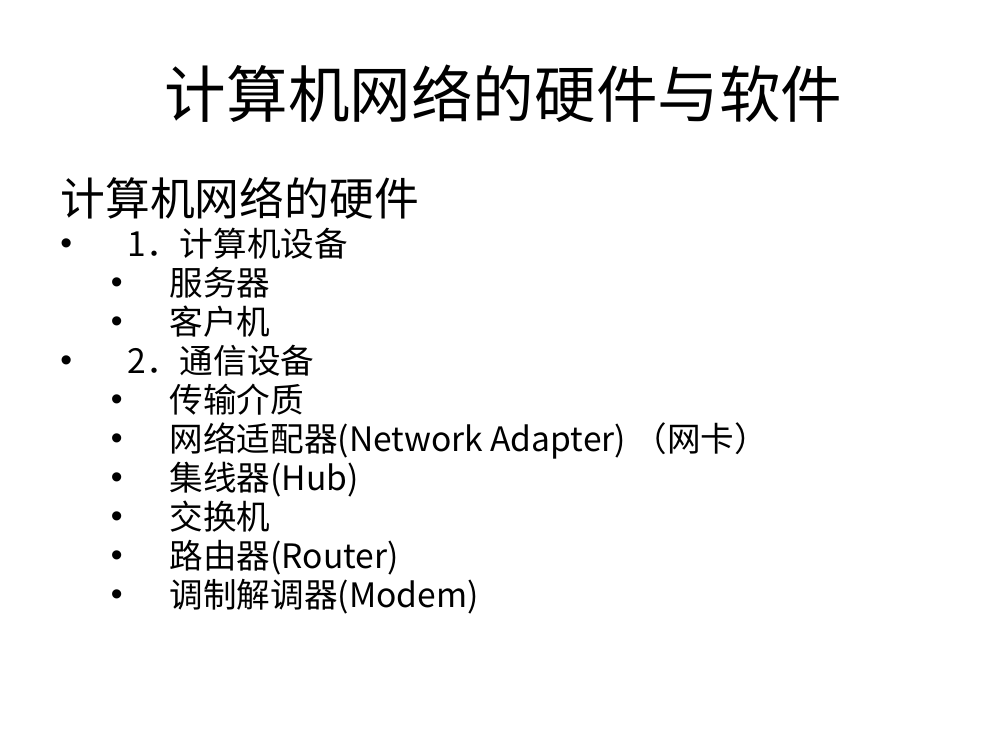
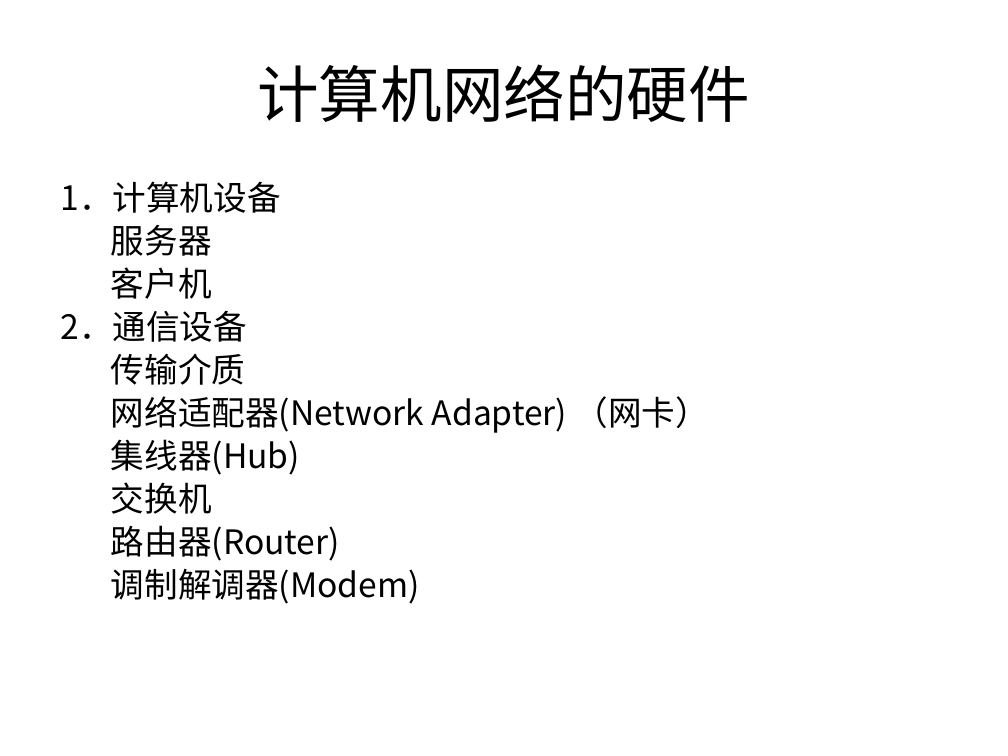
Before and after one commit to sans123wx/class, a slide deck: slide 15 of 第六章 计算机网络.pptx (slide 14 before the commit). Drawn at 1008x756 pixels with LibreOffice and Linux fonts; fonts in the diff are those of the drawing. Boxes give left, top, right and bottom in pixels: in the first picture for what was removed or moved away, otherwise in the second. Text is boxed around its words. In the diff, an @@ line names an element or a change of style, - is before the commit and + after.

```diff
--- a/第六章 计算机网络.pptx
+++ b/第六章 计算机网络.pptx
@@ title at [257, 64, 750, 122]: text changed @@
-计算机网络的硬件与软件
+计算机网络的硬件
@@ text "1．计算机设备" at [60, 181, 709, 604]: bullet • to none; line spacing 0.8 to 0.9 @@
@@ text at [60, 177, 419, 219]: paragraph removed @@
-计算机网络的硬件
```
Also in this commit, not shown: 14 other slides changed, 11 slides added, 1 other file.
